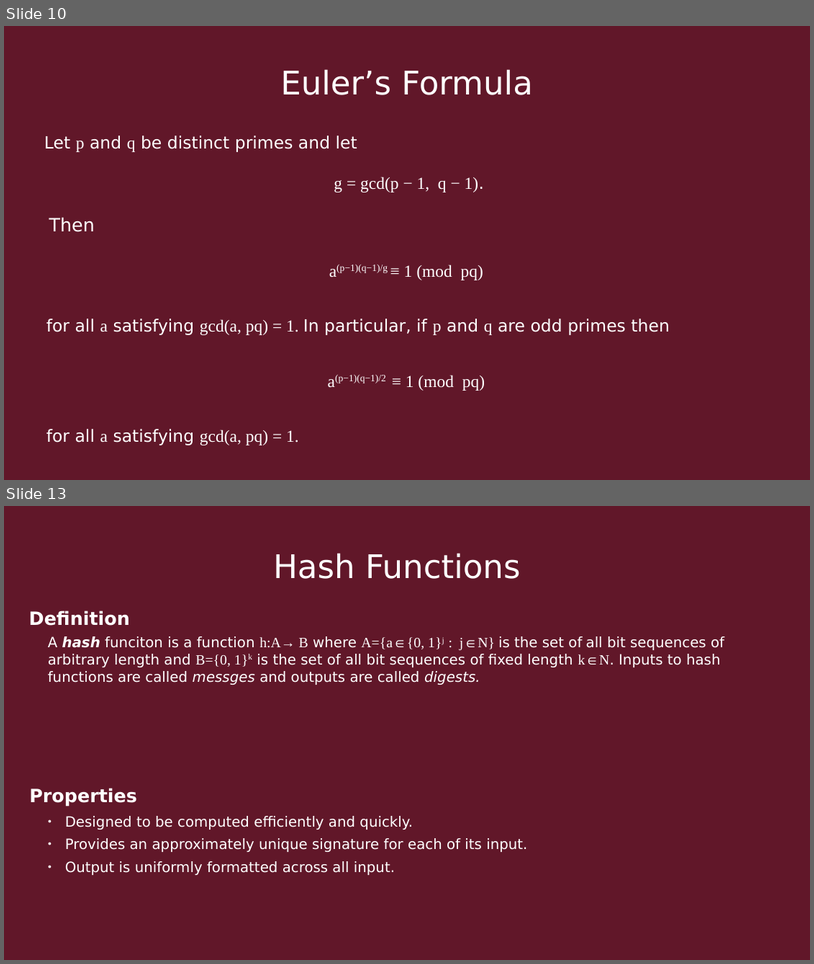
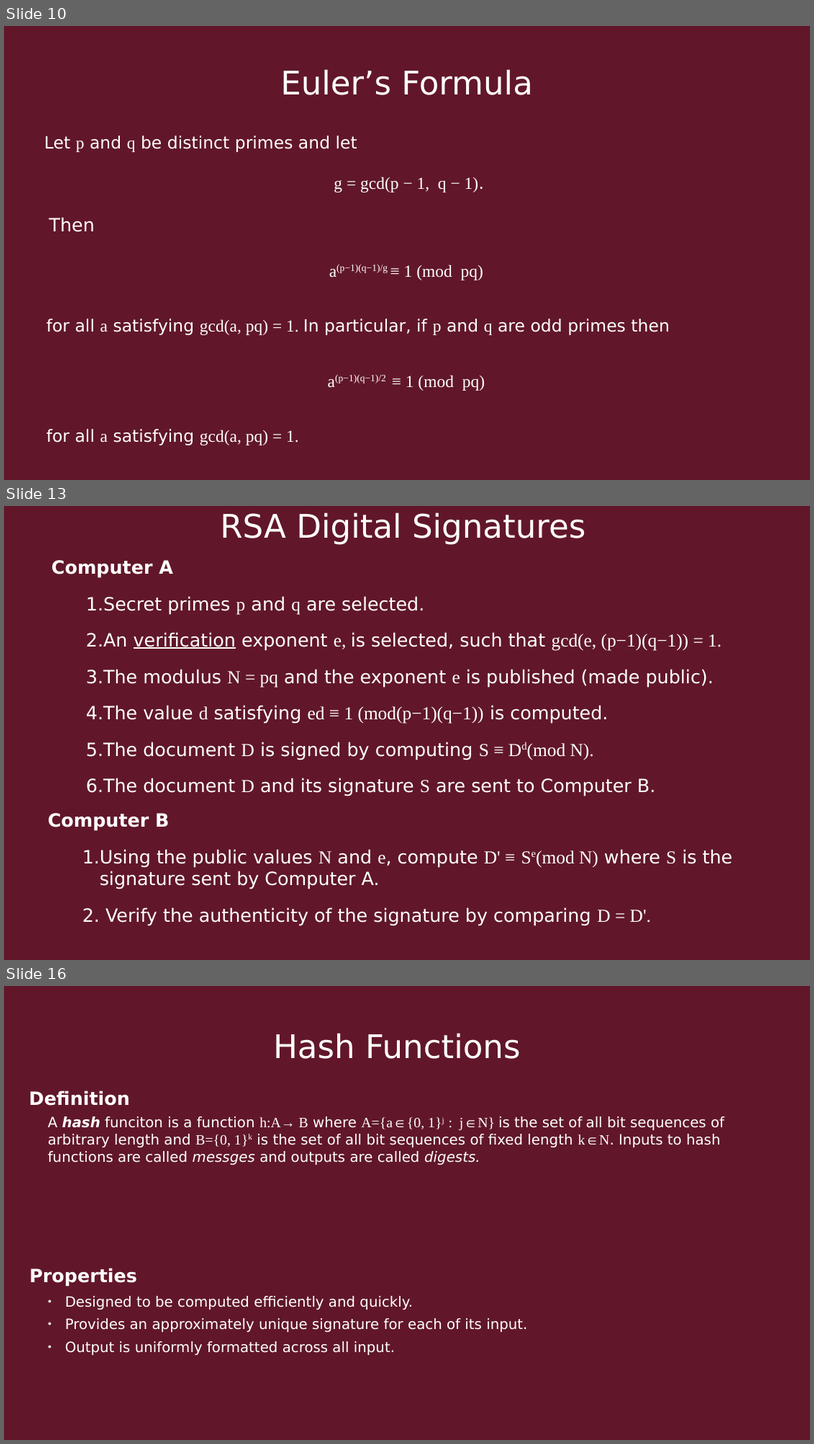
Before and after one commit to Quin-Darcy/seccom, a slide deck: presentation/cryptography_and_network_protocols.odp. Shown one above the other, each under a label of ours: slides 10 and 13 before the commit, slides 10, 13 and 16 after it; the slides between them are not shown. The pictures are 814x964 and 814x1444 pixels, drawn with LibreOffice and Linux fonts; fonts in the diff are those of the drawing. Boxes give left, top, right and bottom in pixels: in the first picture for what was removed or moved away, otherwise in the second. Text is boxed around its words. In the diff, an @@ line names an element or a change of style, - is before the commit and + after.

```diff
--- a/presentation/cryptography_and_network_protocols.odp
+++ b/presentation/cryptography_and_network_protocols.odp
@@ slide 13 added at <box>4,506,810,960</box>, background #611729 @@
@@ title added at <box>220,512,586,545</box>, 32 pt, text #FFFFFF @@
+RSA Digital Signatures
@@ text added at <box>52,560,722,796</box>, 18 pt, text #FFFFFF @@
+Computer A
+    1. Secret primes p and q are selected.
+    2. An verification exponent e, is selected, such that gcd(e, (p−1)(q−1)) = 1.
+    3. The modulus N = pq and the exponent e is published (made public).
+    4. The value d satisfying ed ≡ 1 (mod(p−1)(q−1)) is computed.
+    5. The document D is signed by computing S ≡ Dd(mod N).
+    6. The document D and its signature S are sent to Computer B.
@@ text added at <box>48,813,733,925</box>, 18 pt, text #FFFFFF @@
+Computer B
+    1. Using the public values N and e, compute D' ≡ Se(mod N) where S is the signature sent by Computer A.
+    2. Verify the authenticity of the signature by comparing D = D'.
@@ what was slide 13 is now slide 16 @@
```
Also in this commit, not shown: 2 slides changed, 2 other slides added, 1 other file.
